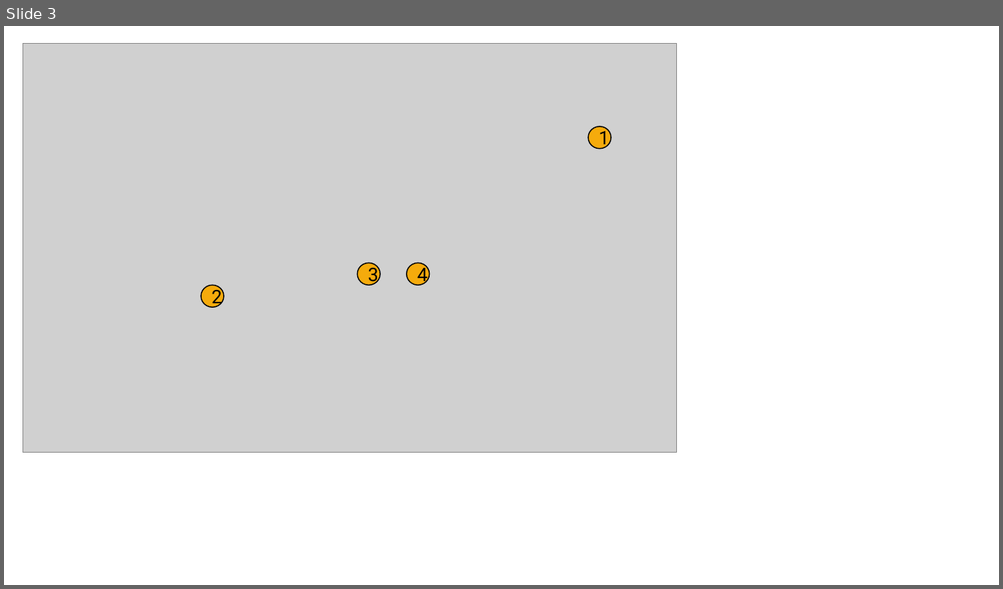
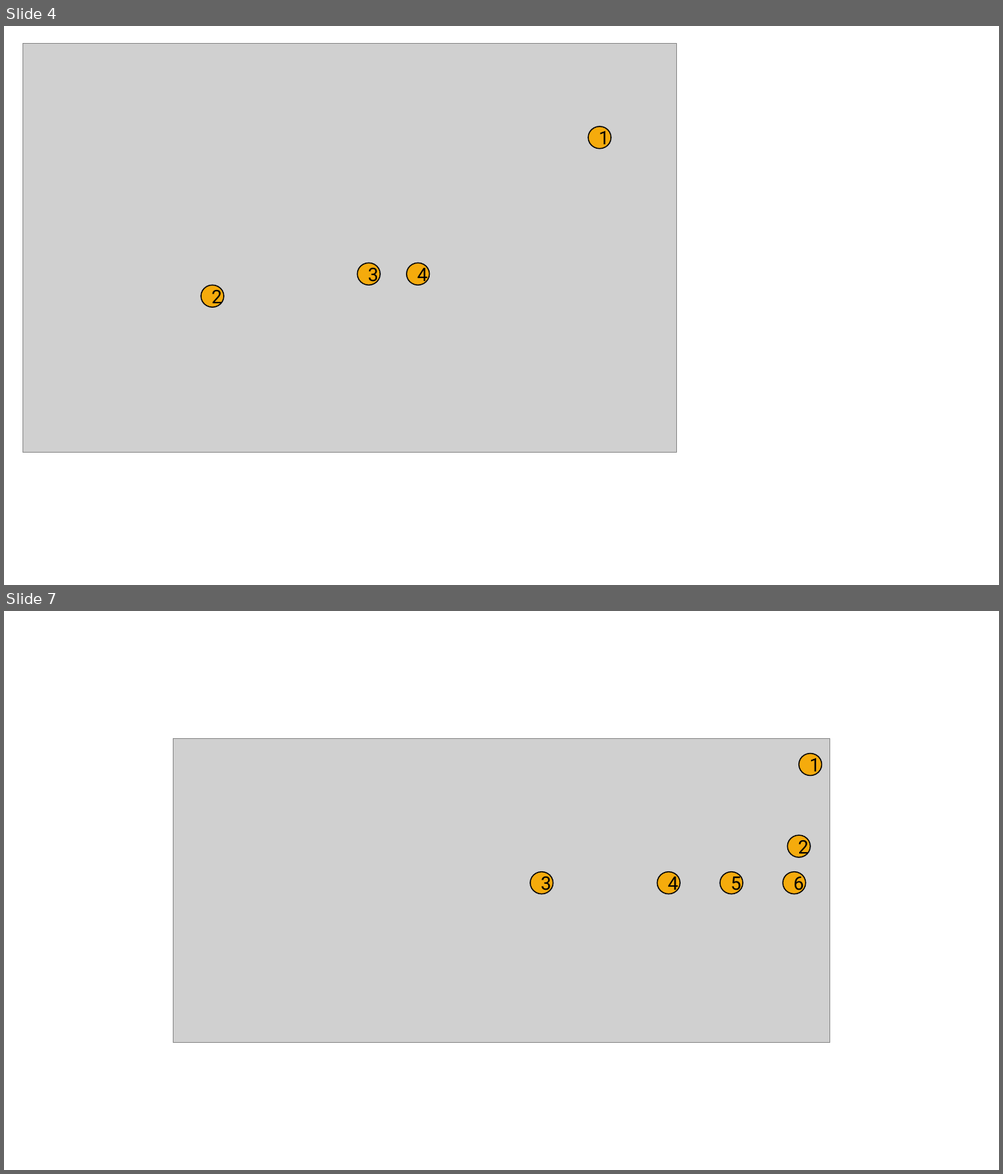
Before and after one commit to IntentArchitect/Intent.Modules, a slide deck: docsProject/IntentUserManualImages.pptx. Shown one above the other, each under a label of ours: slide 3 before the commit, slides 4 and 7 after it; the slides between them are not shown. The pictures are 1003x589 and 1003x1174 pixels, drawn with LibreOffice and Linux fonts; fonts in the diff are those of the drawing; grey boxes stand for pictures. Boxes give left, top, right and bottom in pixels: in the first picture for what was removed or moved away, otherwise in the second. Text is boxed around its words. In the diff, an @@ line names an element or a change of style, - is before the commit and + after.

```diff
--- a/docsProject/IntentUserManualImages.pptx
+++ b/docsProject/IntentUserManualImages.pptx
@@ slide 7 added at (4, 611, 999, 1170), background #FFFFFF @@
@@ picture added at (173, 738, 830, 1042) @@
@@ ellipse added at (799, 754, 822, 776), fill #F5AB0C, outline #000000 1 pt, 18 pt, text #000000 @@
+1
@@ ellipse added at (788, 835, 811, 858), fill #F5AB0C, outline #000000 1 pt, 18 pt, text #000000 @@
+2
@@ ellipse added at (530, 872, 553, 894), fill #F5AB0C, outline #000000 1 pt, 18 pt, text #000000 @@
+3
@@ ellipse added at (657, 872, 680, 894), fill #F5AB0C, outline #000000 1 pt, 18 pt, text #000000 @@
+4
@@ ellipse added at (720, 872, 743, 894), fill #F5AB0C, outline #000000 1 pt, 18 pt, text #000000 @@
+5
@@ ellipse added at (783, 872, 806, 894), fill #F5AB0C, outline #000000 1 pt, 18 pt, text #000000 @@
+6
@@ what was slide 3 is now slide 4 @@
```
Also in this commit, not shown: 7 other slides added, 41 other files.
